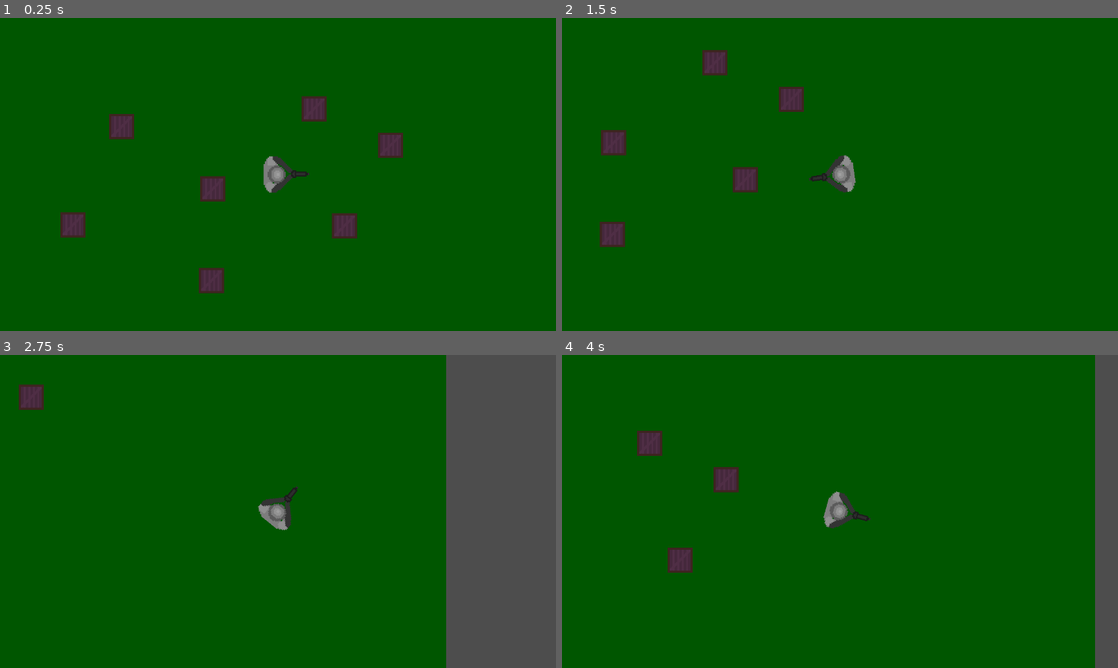
Above: before the commit, frames 1-4 (two rows, left to right).
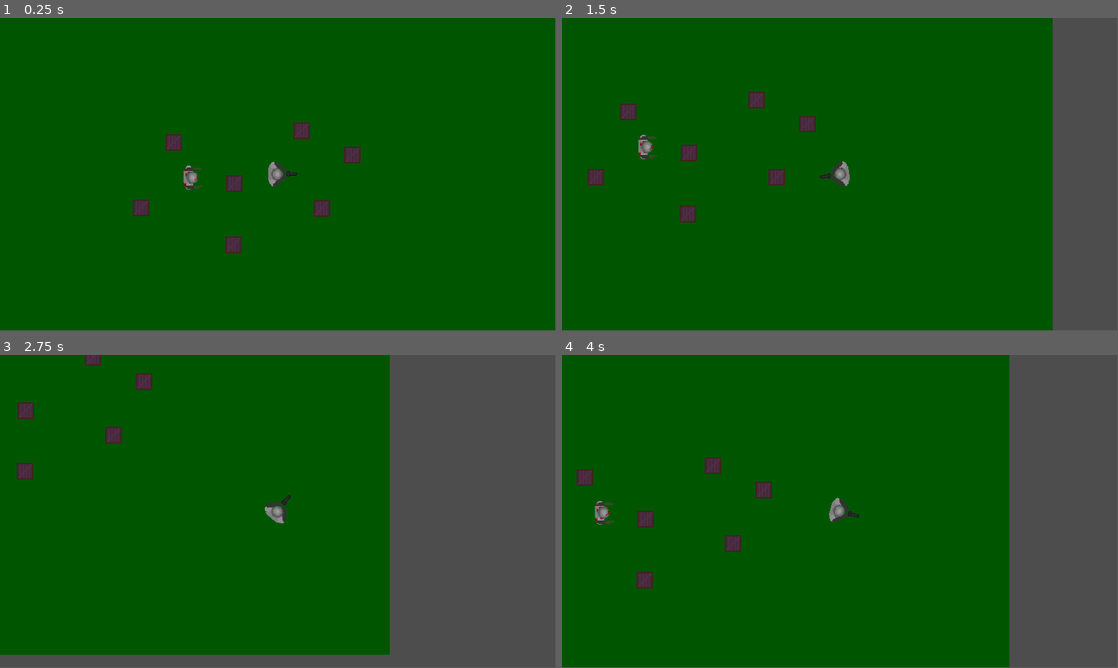
Above: after the commit, the same moments.

Repository: adittrp/cs3-capstone-project
Game: Godot game, scene res://world.tscn
The game is run twice, just before and just after one commit, with the same random seed, the same clock (stepped at 60 frames per second) and the same inputs.
Inputs (mouse positions are in pixels of both pictures, inside the frame that each line leads up to):
- Up to frame 1 (0.25 s): no input
- Up to frame 2 (1.5 s): tap Enter at 0.5 s; move the mouse to (962, 158) at 0.52 s; hold D (move_right) 0.53-1.28 s; move the mouse to (728, 190) at 1.27 s; hold S (move_down) from 1.28 s (still down)
- Up to frame 3 (2.75 s): move the mouse to (333, 442) at 2.02 s; release S (move_down) at 2.03 s; hold D (move_right) from 2.03 s (still down)
- Up to frame 4 (4 s): move the mouse to (812, 574) at 2.77 s; release D (move_right) at 2.78 s; hold W (move_up) 2.78-3.53 s; move the mouse to (1006, 558) at 3.52 s; hold A (move_left) from 3.53 s (still down)
In our replay, the window is 800x450 before the commit and 799x449 after it. These sizes can differ from the game's own. Grey fills any space a smaller window leaves; there, only what the larger window draws over its background counts as a difference.

The runs differ from the first frame. In frame 1, 4.3% of the frame differs, in the area x 10-73%, y 24-88%; in frame 2, 15%; in frame 3, 15%; in frame 4, 18%, in the area x 2-100%, y 0-100%.

Commit message:
More godot practice
Learned a bit of 2d physics collision stuff like layers and mask and also learned how to make enemy follow player when player is in the radius of the enemy and also added enemy kills player feature

Diff:
--- a/box.tscn
+++ b/box.tscn
@@ -6,6 +6,7 @@
 size = Vector2(48, 48)
 
 [node name="Box" type="StaticBody2D"]
+collision_mask = 10
 
 [node name="Sprite2D" type="Sprite2D" parent="."]
 texture_filter = 1
--- /dev/null
+++ b/enemy.tscn
@@ -0,0 +1,33 @@
+[gd_scene load_steps=5 format=3 uid="uid://cofo3e06rxx7g"]
+
+[ext_resource type="Script" uid="uid://2d3k38p3w2k7" path="res://scripts/enemy.gd" id="1_4gyqm"]
+[ext_resource type="Texture2D" uid="uid://djdqh3dav5ssv" path="res://assets/zombie.png" id="1_7k104"]
+
+[sub_resource type="CapsuleShape2D" id="CapsuleShape2D_4gyqm"]
+radius = 6.0
+height = 26.0
+
+[sub_resource type="CircleShape2D" id="CircleShape2D_qi2p4"]
+radius = 71.0
+
+[node name="Enemy" type="CharacterBody2D"]
+collision_layer = 8
+collision_mask = 9
+script = ExtResource("1_4gyqm")
+
+[node name="Sprite2D" type="Sprite2D" parent="."]
+texture = ExtResource("1_7k104")
+
+[node name="CollisionShape2D" type="CollisionShape2D" parent="."]
+position = Vector2(-5, 0)
+shape = SubResource("CapsuleShape2D_4gyqm")
+
+[node name="PlayerDetector" type="Area2D" parent="."]
+collision_layer = 16
+collision_mask = 2
+
+[node name="CollisionShape2D" type="CollisionShape2D" parent="PlayerDetector"]
+shape = SubResource("CircleShape2D_qi2p4")
+
+[connection signal="body_entered" from="PlayerDetector" to="." method="_on_player_detector_body_entered"]
+[connection signal="body_exited" from="PlayerDetector" to="." method="_on_player_detector_body_exited"]
--- a/player.tscn
+++ b/player.tscn
@@ -8,7 +8,13 @@
 radius = 23.0
 height = 88.0
 
+[sub_resource type="CapsuleShape2D" id="CapsuleShape2D_hqtel"]
+radius = 20.0
+height = 82.0
+
 [node name="Player" type="CharacterBody2D"]
+collision_layer = 2
+collision_mask = 17
 script = ExtResource("1_i3pqv")
 
 [node name="Body" type="Sprite2D" parent="."]
@@ -23,4 +29,14 @@
 position = Vector2(-9, -1)
 shape = SubResource("CapsuleShape2D_i3pqv")
 
-[node name="Camera2D" type="Camera2D" parent="."]
+[node name="Hitbox" type="Area2D" parent="."]
+collision_layer = 4
+collision_mask = 8
+
+[node name="CollisionShape2D" type="CollisionShape2D" parent="Hitbox"]
+position = Vector2(-9, -2)
+shape = SubResource("CapsuleShape2D_hqtel")
+
+[node name="CameraRemoteTransform" type="RemoteTransform2D" parent="."]
+
+[connection signal="body_entered" from="Hitbox" to="." method="_on_hitbox_body_entered"]
--- a/project.godot
+++ b/project.godot
@@ -17,8 +17,8 @@
 
 [display]
 
-window/size/viewport_width=1280
-window/size/viewport_height=720
+window/size/viewport_width=1920
+window/size/viewport_height=1080
 
 [input]
 
@@ -53,6 +53,14 @@
 ]
 }
 
+[layer_names]
+
+2d_physics/layer_1="environment"
+2d_physics/layer_2="player"
+2d_physics/layer_3="player_hit_box"
+2d_physics/layer_4="enemy"
+2d_physics/layer_5="enemy_player_detector"
+
 [rendering]
 
 textures/canvas_textures/default_texture_filter=0
--- /dev/null
+++ b/scripts/enemy.gd
@@ -0,0 +1,41 @@
+extends CharacterBody2D
+class_name Enemy
+
+var player: Player = null
+var speed: float = 250.0
+var direction := Vector2.ZERO
+
+
+func _process(delta: float) -> void:
+	if player != null:
+		look_at(player.global_position)
+
+func _physics_process(delta: float) -> void:
+	if player != null:
+
+		var enemy_to_player = (player.global_position - global_position)
+		if enemy_to_player.length() > 20.0:
+			direction = enemy_to_player.normalized()
+		else:
+			direction = Vector2.ZERO
+
+		if direction != Vector2.ZERO:
+			velocity = speed * direction
+		else:
+			velocity.x = move_toward(velocity.x, 0, speed)
+			velocity.y = move_toward(velocity.y, 0, speed)
+
+		move_and_slide()
+
+
+
+func _on_player_detector_body_entered(body: Node2D) -> void:
+	if body is Player:
+		if player == null:
+			player = body
+			print(name + " found the Player")
+
+func _on_player_detector_body_exited(body: Node2D) -> void:
+	if body is Player and player == body:
+		player = null
+		print(name + "lost the Player")
--- a/scripts/player.gd
+++ b/scripts/player.gd
@@ -1,9 +1,16 @@
 extends CharacterBody2D
+class_name Player
+
+signal died
+
+@onready var camera_remote_transform = $CameraRemoteTransform
 
 
 
 func _process(delta):
 	look_at(get_global_mouse_position())
+	if Input.is_action_just_pressed("quit"):
+		get_tree().quit()
 
 @export var speed := 500.0  # Movement speed
 
@@ -22,3 +29,10 @@
 	direction = direction.normalized()
 	velocity = direction * speed
 	move_and_slide()
+
+
+func _on_hitbox_body_entered(body: Node2D) -> void:
+
+	if body is Enemy:
+		died.emit()
+		queue_free()
--- /dev/null
+++ b/scripts/world.gd
@@ -0,0 +1,12 @@
+extends Node2D
+
+@onready var player = $Player
+@onready var main_camera = $MainCamera
+
+func _ready() -> void:
+	player.died.connect(_on_player_died)
+	player.camera_remote_transform.remote_path = main_camera.get_path()
+
+func _on_player_died():
+	print("game over")
+	get_tree().create_timer(3).timeout.connect(get_tree().reload_current_scene)
--- a/world.tscn
+++ b/world.tscn
@@ -1,11 +1,14 @@
-[gd_scene load_steps=4 format=3 uid="uid://lgrpl3axaq1r"]
+[gd_scene load_steps=6 format=3 uid="uid://lgrpl3axaq1r"]
 
-[ext_resource type="PackedScene" uid="uid://4gypifecbfv4" path="res://box.tscn" id="1_f3sb7"]
+[ext_resource type="Script" uid="uid://dosrs2jwg6b0v" path="res://scripts/world.gd" id="1_aqk2v"]
+[ext_resource type="PackedScene" uid="uid://wmk7agpfggpj" path="res://box.tscn" id="1_f3sb7"]
 [ext_resource type="PackedScene" uid="uid://b5j14vufpjw0l" path="res://player.tscn" id="2_fj7yv"]
+[ext_resource type="PackedScene" uid="uid://cofo3e06rxx7g" path="res://enemy.tscn" id="3_tlwt5"]
 
 [sub_resource type="QuadMesh" id="QuadMesh_gv5m4"]
 
 [node name="World" type="Node2D"]
+script = ExtResource("1_aqk2v")
 metadata/_edit_horizontal_guides_ = [-35.0]
 
 [node name="MeshInstance2D" type="MeshInstance2D" parent="."]
@@ -45,3 +48,9 @@
 
 [node name="Player" parent="." instance=ExtResource("2_fj7yv")]
 position = Vector2(728, 277)
+
+[node name="Enemy" parent="." instance=ExtResource("3_tlwt5")]
+position = Vector2(436, 289)
+scale = Vector2(3, 3)
+
+[node name="MainCamera" type="Camera2D" parent="."]
Not shown: 1 places in player.tscn that only renumber resources
Not shown, added: scripts/enemy.gd.uid
Not shown, added: scripts/world.gd.uid
